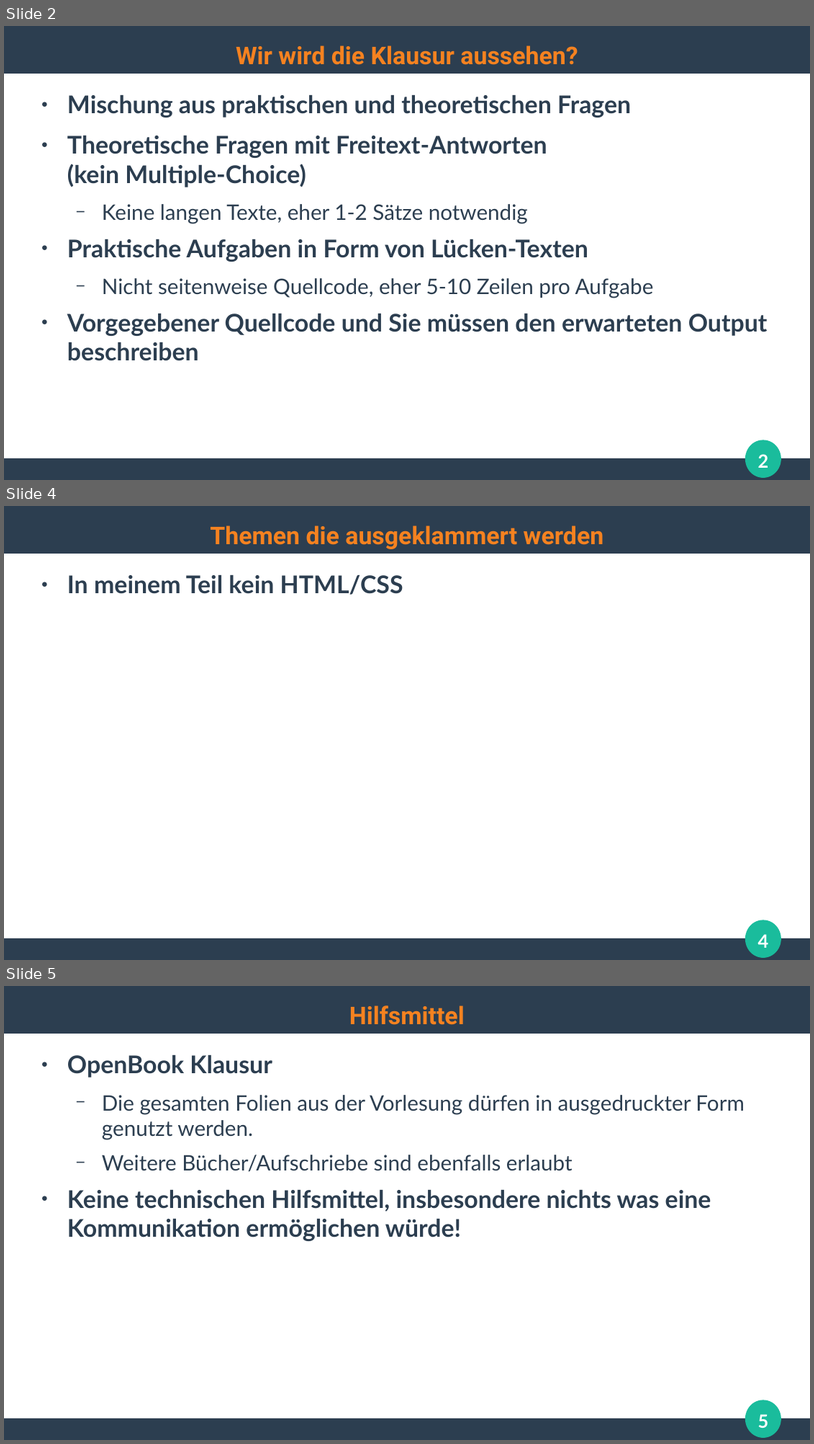
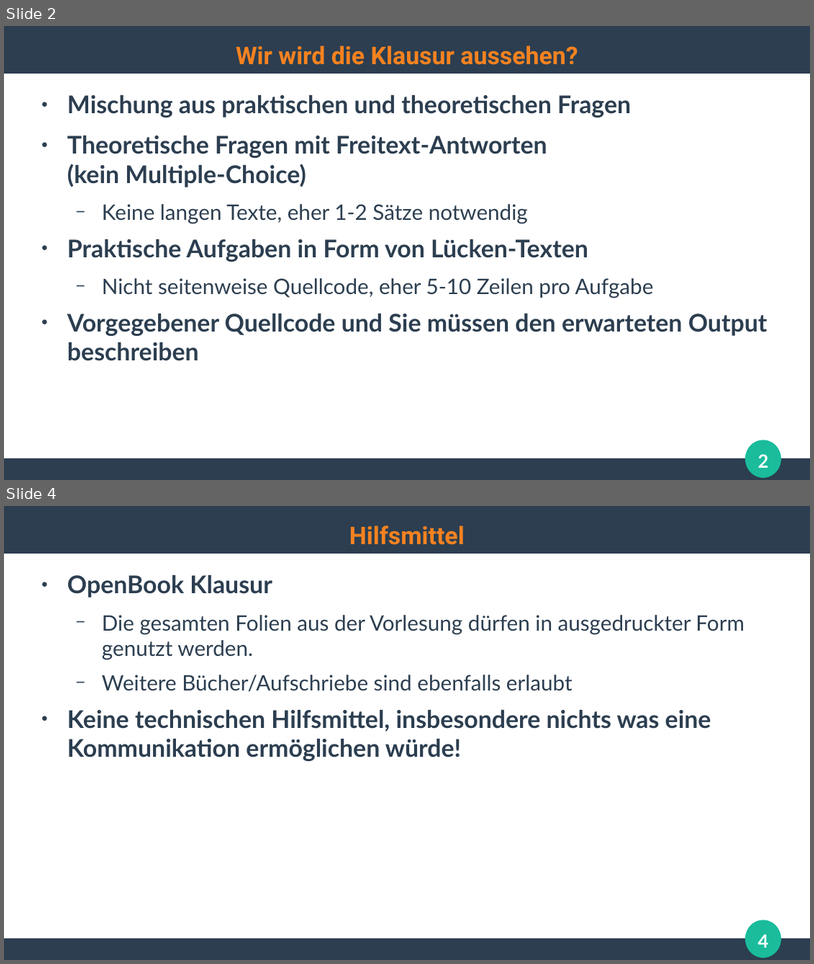
Before and after one commit to ghandmann/HS-AlbSig-WebAnwendungen2, a slide deck: Kapitel/99_Klausurvorbereitung.odp. Shown one above the other, each under a label of ours: slides 2, 4 and 5 before the commit, slides 2 and 4 after it; the slides between them are not shown. The pictures are 814x1444 and 814x964 pixels, drawn with LibreOffice and Linux fonts; fonts in the diff are those of the drawing. Boxes give left, top, right and bottom in pixels: in the first picture for what was removed or moved away, otherwise in the second. Text is boxed around its words. In the diff, an @@ line names an element or a change of style, - is before the commit and + after.

```diff
--- a/Kapitel/99_Klausurvorbereitung.odp
+++ b/Kapitel/99_Klausurvorbereitung.odp
@@ slide 4 removed at (4, 506, 810, 960), background #FFFFFF; not listed: 3 template elements that a slide beside it also shows @@
@@ title removed at (210, 525, 604, 549) @@
-Themen die ausgeklammert werden
@@ text removed at (67, 575, 404, 595) @@
-● In meinem Teil kein HTML/CSS
@@ page number removed at (759, 934, 769, 947) @@
-4
@@ what was slide 5 is now slide 4 @@
@@ page number at (759, 934, 769, 947): text changed @@
-5
+4
```
Also in this commit, not shown: 1 slide changed, 2 slides added.
